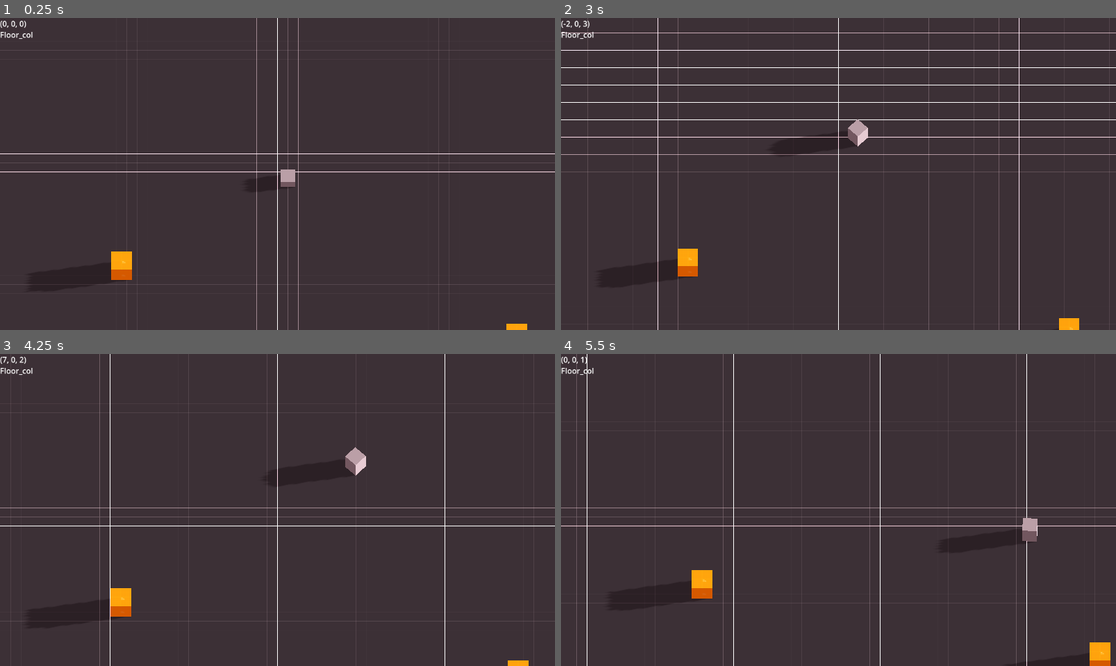
Above: before the commit, frames 1-4 (two rows, left to right).
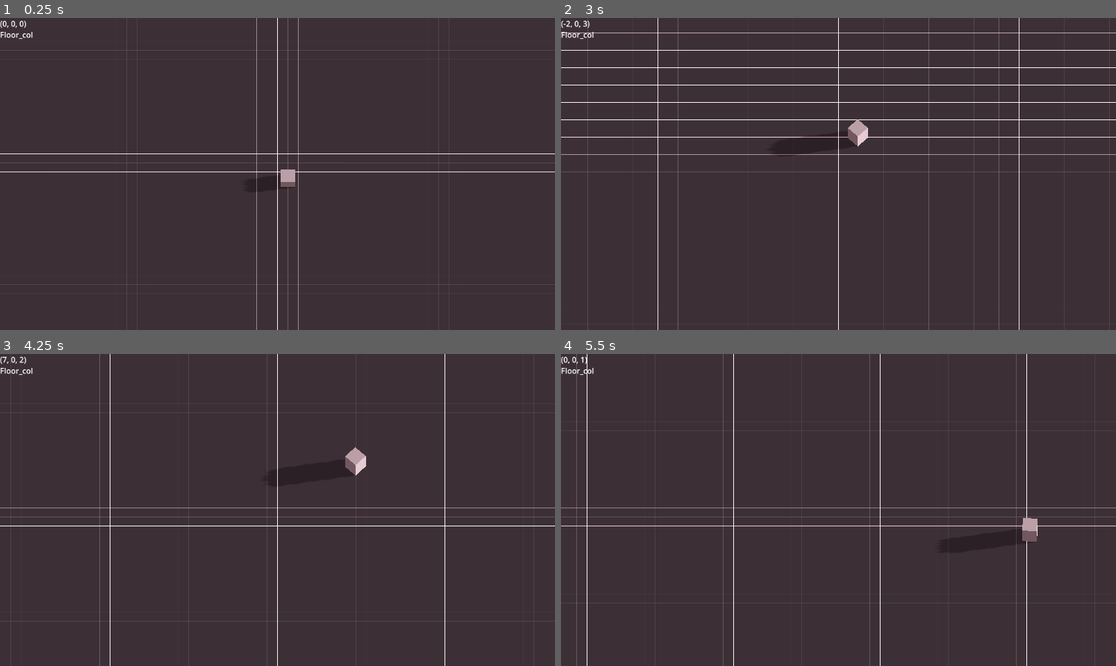
Above: after the commit, the same moments.

Repository: jorie100/Lander
Game: Godot game, scene res://scenes/DebugScene.tscn
The game is run twice, just before and just after one commit, with the same random seed, the same clock (stepped at 60 frames per second) and the same inputs.
Inputs (mouse positions are in pixels of both pictures, inside the frame that each line leads up to):
- Up to frame 1 (0.25 s): no input
- Up to frame 2 (3 s): tap Enter at 0.5 s; move the mouse to (960, 158) at 0.52 s; press the mouse at (960, 158) at 0.53 s; right-click (960, 158) at 0.8 s; move the mouse to (727, 189) at 1.27 s; release the mouse at (727, 189) at 1.28 s; right-click (727, 189) at 1.35 s; click (727, 189) at 1.55 s; move the mouse to (894, 105) at 2.02 s; press the mouse at (894, 105) at 2.03 s; right-click (894, 105) at 2.3 s; move the mouse to (810, 236) at 2.77 s; release the mouse at (810, 236) at 2.78 s; tap Mouse wheel down (cam_zoom_down) at 2.85 s
- Up to frame 3 (4.25 s): click (249, 572) at 3.05 s; move the mouse to (444, 556) at 3.52 s; tap Mouse wheel up (cam_zoom_up) at 3.6 s; right-click (444, 556) at 3.8 s
- Up to frame 4 (5.5 s): move the mouse to (672, 463) at 4.27 s; tap S (camera_down) at 4.35 s; click (672, 463) at 4.55 s; move the mouse to (866, 510) at 5.02 s; tap A (camera_left) at 5.1 s; right-click (866, 510) at 5.3 s

The runs differ from the first frame. In frame 1, 0.4% of the frame differs, in the area x 20-95%, y 74-100%; in frame 2, 0.5%; in frame 3, 0.4%; in frame 4, 0.6%, in the area x 23-99%, y 69-100%.

Commit message:
World generation restructured

Diff:
--- a/scenes/DebugScene.tscn
+++ b/scenes/DebugScene.tscn
@@ -1,9 +1,10 @@
-[gd_scene load_steps=14 format=3 uid="uid://dsfwb1tquup73"]
+[gd_scene load_steps=15 format=3 uid="uid://dsfwb1tquup73"]
 
 [ext_resource type="PackedScene" uid="uid://cnijw8yrtcfhf" path="res://scenes/procedural/ProceduralPlane.tscn" id="1_16ih5"]
 [ext_resource type="PackedScene" uid="uid://dsfky4jfe0wdy" path="res://scenes/world/WorldGenerator.tscn" id="1_858cd"]
 [ext_resource type="Resource" uid="uid://ddudlf3cmo7wh" path="res://scripts/world/world_settings/default.tres" id="2_4qcrx"]
 [ext_resource type="Resource" uid="uid://bhcgswwbqnfss" path="res://scripts/world/structures/cube.tres" id="3_srluh"]
+[ext_resource type="Script" path="res://scripts/world/world_generator.gd" id="4_f2ikr"]
 [ext_resource type="PackedScene" uid="uid://xq7h4o4vqbxv" path="res://scenes/player/MainCamera.tscn" id="4_gwgv0"]
 [ext_resource type="Material" uid="uid://bwvwtr6vftt3u" path="res://assets/materials/prototype_materials/dark_floor.tres" id="4_ip3fi"]
 [ext_resource type="Script" path="res://scripts/world/preview_container.gd" id="4_pfnmy"]
@@ -35,29 +36,33 @@
 
 [node name="DebugScene" type="Node"]
 
-[node name="WorldGenerator" parent="." node_paths=PackedStringArray("preview_container", "structures_container") instance=ExtResource("1_858cd")]
+[node name="World" parent="." node_paths=PackedStringArray("preview_container", "structures_container", "world_generator") instance=ExtResource("1_858cd")]
 world_settings = ExtResource("2_4qcrx")
+current_structure = ExtResource("3_srluh")
 preview_container = NodePath("PreviewContainer")
 structures_container = NodePath("StructuresContainer")
+world_generator = NodePath("WorldGenerator")
+
+[node name="WorldGenerator" type="Node" parent="World" node_paths=PackedStringArray("structures_container")]
+script = ExtResource("4_f2ikr")
 current_structure = ExtResource("3_srluh")
+structures_container = NodePath("../StructuresContainer")
 
-[node name="World" type="Node" parent="WorldGenerator"]
-
-[node name="PreviewContainer" type="Node3D" parent="WorldGenerator"]
+[node name="PreviewContainer" type="Node3D" parent="World"]
 script = ExtResource("4_pfnmy")
 buildable_material = ExtResource("5_xxv2k")
 not_buildable_material = ExtResource("6_bchxv")
 
-[node name="StructuresContainer" type="Node" parent="WorldGenerator"]
+[node name="StructuresContainer" type="Node" parent="World"]
 
 [node name="Floor" parent="." instance=ExtResource("1_16ih5")]
-mesh = SubResource("ArrayMesh_7p30f")
+mesh = SubResource("ArrayMesh_omxlp")
 material = ExtResource("4_ip3fi")
 
 [node name="Floor_col" type="StaticBody3D" parent="Floor"]
 
 [node name="CollisionShape3D" type="CollisionShape3D" parent="Floor/Floor_col"]
-shape = SubResource("ConcavePolygonShape3D_jioh8")
+shape = SubResource("ConcavePolygonShape3D_p4hdp")
 
 [node name="MainCamera" parent="." instance=ExtResource("4_gwgv0")]
 transform = Transform3D(1, 0, 0, 0, 0.5, 0.866025, 0, -0.866025, 0.5, 0, 90, 52.0788)
@@ -79,17 +84,17 @@
 [node name="WorldEnvironment" type="WorldEnvironment" parent="."]
 environment = SubResource("Environment_r7bvf")
 
-[connection signal="built_checked" from="WorldGenerator" to="WorldGenerator/PreviewContainer" method="_on_world_generator_built_checked"]
-[connection signal="built_checked" from="WorldGenerator" to="MainCamera" method="_on_world_generator_built_checked"]
-[connection signal="structure_clicked" from="WorldGenerator" to="Player" method="_on_world_generator_structure_clicked"]
-[connection signal="world_generated" from="WorldGenerator" to="WorldGenerator/PreviewContainer" method="_on_world_generator_world_generated"]
-[connection signal="world_generated" from="WorldGenerator" to="Floor" method="_on_world_generator_world_generated"]
-[connection signal="world_generated" from="WorldGenerator" to="Player" method="_on_world_generator_world_generated"]
-[connection signal="build_mode_toggled" from="MainCamera" to="WorldGenerator/PreviewContainer" method="_on_main_camera_build_mode_toggled"]
-[connection signal="builded" from="MainCamera" to="WorldGenerator" method="_on_main_camera_builded"]
-[connection signal="builded" from="MainCamera" to="WorldGenerator/PreviewContainer" method="_on_main_camera_builded"]
-[connection signal="destroyed" from="MainCamera" to="WorldGenerator" method="_on_main_camera_destroyed"]
+[connection signal="built_checked" from="World" to="World/PreviewContainer" method="_on_world_generator_built_checked"]
+[connection signal="built_checked" from="World" to="MainCamera" method="_on_world_generator_built_checked"]
+[connection signal="structure_clicked" from="World" to="Player" method="_on_world_generator_structure_clicked"]
+[connection signal="world_generated" from="World" to="World/PreviewContainer" method="_on_world_generator_world_generated"]
+[connection signal="world_generated" from="World" to="Floor" method="_on_world_generator_world_generated"]
+[connection signal="world_generated" from="World" to="Player" method="_on_world_generator_world_generated"]
+[connection signal="build_mode_toggled" from="MainCamera" to="World/PreviewContainer" method="_on_main_camera_build_mode_toggled"]
+[connection signal="builded" from="MainCamera" to="World" method="_on_main_camera_builded"]
+[connection signal="builded" from="MainCamera" to="World/PreviewContainer" method="_on_main_camera_builded"]
+[connection signal="destroyed" from="MainCamera" to="World" method="_on_main_camera_destroyed"]
 [connection signal="player_moved" from="MainCamera" to="Player" method="_on_main_camera_player_moved"]
-[connection signal="structure_changed" from="MainCamera" to="WorldGenerator" method="_on_main_camera_structure_changed"]
-[connection signal="structure_changed" from="MainCamera" to="WorldGenerator/PreviewContainer" method="_on_main_camera_structure_changed"]
-[connection signal="structure_clicked" from="MainCamera" to="WorldGenerator" method="_on_main_camera_structure_clicked"]
+[connection signal="structure_changed" from="MainCamera" to="World" method="_on_main_camera_structure_changed"]
+[connection signal="structure_changed" from="MainCamera" to="World/PreviewContainer" method="_on_main_camera_structure_changed"]
+[connection signal="structure_clicked" from="MainCamera" to="World" method="_on_main_camera_structure_clicked"]
--- a/scenes/world/WorldGenerator.tscn
+++ b/scenes/world/WorldGenerator.tscn
@@ -1,6 +1,6 @@
 [gd_scene load_steps=4 format=3 uid="uid://dsfky4jfe0wdy"]
 
-[ext_resource type="Script" path="res://scripts/world/world_generator.gd" id="1_g5bwn"]
+[ext_resource type="Script" path="res://scripts/world/world.gd" id="1_g5bwn"]
 [ext_resource type="Script" path="res://scripts/resources/world_settings.gd" id="2_of2cq"]
 
 [sub_resource type="Resource" id="Resource_tox3u"]
--- a/scripts/resources/world_data.gd
+++ b/scripts/resources/world_data.gd
@@ -19,6 +19,8 @@
 	set_noise_scale(world_settings.noise_scale)
 	set_noise_spawn_radius(world_settings.noise_spawn_radius)
 	set_noise_threshold(world_settings.noise_threshold)
+	set_generate_mountains(world_settings.generate_mountains)
+	set_generate_structures(world_settings.generate_structures)
 
 # Additional functions to handle interactions with structures
 func get_structure_at_position(position: Vector2) -> StructureData:
--- a/scripts/resources/world_settings.gd
+++ b/scripts/resources/world_settings.gd
@@ -12,6 +12,10 @@
 @export var noise_scale: int = 85: set = set_noise_scale
 @export var noise_threshold: float = 0.2: set = set_noise_threshold
 @export var noise_spawn_radius: int = 50: set = set_noise_spawn_radius
+
+@export_category("GenerationSettings")
+@export var generate_mountains: bool = true: set = set_generate_mountains
+@export var generate_structures: bool = true: set = set_generate_structures
 
 func set_width(value: int) -> void:
 	width = value
@@ -55,3 +59,9 @@
 		#for y in height:
 			#world_points[x][y] = 0
 	#world.world_points = world_points
+
+func set_generate_mountains(value: bool):
+	generate_mountains = value
+
+func set_generate_structures(value: bool):
+	generate_structures = value
--- /dev/null
+++ b/scripts/world/world.gd
@@ -0,0 +1,59 @@
+extends Node3D
+
+signal new_world_started(world_settings: WorldSettings)
+signal world_generated(world: WorldData)
+signal built_checked(is_buildable: bool)
+signal structure_clicked(structure: StructureData)
+
+# Settings del mundo
+@export_category("WorldSettings")
+@export var world_settings: WorldSettings
+@export var current_structure: StructureData
+
+@export_category("WorldNodes")
+@export var preview_container: Node3D
+@export var structures_container: Node
+@export var world_generator: Node
+
+var world: WorldData
+
+func _ready() -> void:
+	world_generator.new_world_generated.connect(_on_new_world_generated)
+	new_world_started.emit(world_settings)
+
+func _on_new_world_generated(world_data: WorldData):
+	world = world_data
+	world_generated.emit(world)
+
+func build_structure(x: int, y:int, structure: StructureData) -> void:
+	#var new_structure: StructureData = structure.duplicate()
+	var new_structure_scene = structure.structure_scene.instantiate()
+	structures_container.add_child(new_structure_scene)
+	new_structure_scene.global_position = Vector3(x, world.floor_height + 0.5, y)
+
+func _on_main_camera_builded(build_position: Vector3, is_preview: bool):
+	build_position = Vector3i(build_position)
+	var is_solid: bool = false
+	for point in current_structure.structure_shape:
+		if world.is_world_point_solid(int(build_position.x) + point.x, int(build_position.z) + point.y):
+			is_solid = true
+			break
+	built_checked.emit(!is_solid)
+	if not is_preview:
+		if not is_solid:
+			world.add_structure_at(int(build_position.x), int(build_position.z), current_structure)
+			build_structure(int(build_position.x), int(build_position.z), current_structure)
+
+func _on_main_camera_destroyed(destroy_position: Vector3, collided_structure: CollisionObject3D):
+	destroy_position = Vector3i(destroy_position)
+	if world.is_world_point_solid(int(destroy_position.x), int(destroy_position.z)):
+		var structure_index = collided_structure.get_index()
+		for point in world.structures[structure_index].structure_shape:
+			world.set_world_point(point.x, point.y, false)
+		world.remove_structure(structure_index)
+
+func _on_main_camera_structure_changed(structure):
+	current_structure = structure
+
+func _on_main_camera_structure_clicked(collided_structure: CollisionObject3D):
+	structure_clicked.emit(world.structures[collided_structure.get_index()])
--- a/scripts/world/world_generator.gd
+++ b/scripts/world/world_generator.gd
@@ -1,31 +1,19 @@
-extends Node3D
+extends Node
 
-const CUBE = preload("res://scenes/world/world_resources/Cube.tscn")
-const BUILDABLE_MATERIAL = preload("res://assets/materials/structures/preview_buildable.tres")
-const NOT_BUILDABLE_MATERIAL = preload("res://assets/materials/structures/preview_not_buildable.tres")
+signal new_world_generated(world: WorldData)
 
-signal world_generated(world: WorldData)
-signal built_checked(is_buildable: bool)
-signal structure_clicked(structure: StructureData)
+@export var current_structure: StructureData
+@export var structures_container: Node
 
-# Settings del mundo
-@export_category("WorldSettings")
-@export var world_settings: WorldSettings
-@export var preview_container: Node3D
-@export var structures_container: Node
-@export var current_structure: StructureData
+func _ready():
+	self.get_parent().new_world_started.connect(_on_new_world_started)
 
-@export_category("GeneratorSettings")
-@export var mountains: bool = true
-@export var structures: bool = true
-
-var world: WorldData
-var generation_thread = Thread.new()
-
-func _ready() -> void:
+func _on_new_world_started(world_settings: WorldSettings):
 	# Para que el punto (0,0) sea el centro del mundo
 	var width = world_settings.width
 	var height = world_settings.height
+	var mountains = world_settings.generate_mountains
+	var structures = world_settings.generate_structures
 	var width_fixed = int(ceil(-width/2.0))
 	var height_fixed = int(ceil(-height/2.0))
 
@@ -37,17 +25,16 @@
 	astar_grid.update()
 	var new_world: WorldData = WorldData.new(world_settings)
 	new_world.astar_grid = astar_grid
-	world = new_world
 
 	# Generar terreno
 	if mountains:
 		var noise = setup_noise(world_settings.world_noise)
 		var noise_grid = generate_noise_grid(width, height, noise, world_settings.noise_scale)
-		generate_mountains(noise_grid, world_settings.noise_threshold)
+		new_world = generate_mountains(noise_grid, new_world)
 	if structures:
 		var rng = RandomNumberGenerator.new()
-		generate_structures(rng)
-	world_generated.emit(world)
+		new_world = generate_structures(rng, new_world)
+	new_world_generated.emit(new_world)
 
 # Noise
 func setup_noise(noise: FastNoiseLite):
@@ -73,7 +60,8 @@
 	return grid
 
 # Generate
-func generate_mountains(noise_grid: Array, noise_value: float):
+func generate_mountains(noise_grid: Array, world: WorldData):
+	var noise_value = world.noise_threshold
 	var width = world.width
 	var height = world.height
 	var half_width = floor(width / 2.0)
@@ -87,9 +75,11 @@
 			if distance_squared > spawn_radius_squared:
 				if noise_grid[x - half_width][y - half_height] > noise_value:
 					world.add_structure_at(int(x), int(y), current_structure)
-					build_structure(int(x), int(y), current_structure)
+					build_structure(int(x), world.floor_height, int(y), current_structure)
 
-func generate_structures(rng: RandomNumberGenerator):
+	return world
+
+func generate_structures(rng: RandomNumberGenerator, world: WorldData):
 	var width = world.width
 	var height = world.height
 	var spawn_radius = world.spawn_radius
@@ -107,37 +97,13 @@
 							break  # Stop checking if we find a solid point
 					if is_generatable:
 						world.add_structure_at(int(x), int(y), current_structure)
-						build_structure(int(x), int(y), current_structure)
+						build_structure(int(x), world.floor_height, int(y), current_structure)
 
-func build_structure(x: int, y:int, structure: StructureData) -> void:
+	return world
+
+# Build in structure container
+func build_structure(x: int, z: float, y: int, structure: StructureData) -> void:
 	#var new_structure: StructureData = structure.duplicate()
 	var new_structure_scene = structure.structure_scene.instantiate()
 	structures_container.add_child(new_structure_scene)
-	new_structure_scene.global_position = Vector3(x, world.floor_height + 0.5, y)
-
-func _on_main_camera_builded(build_position: Vector3, is_preview: bool):
-	build_position = Vector3i(build_position)
-	var is_solid: bool = false
-	for point in current_structure.structure_shape:
-		if world.is_world_point_solid(int(build_position.x) + point.x, int(build_position.z) + point.y):
-			is_solid = true
-			break
-	built_checked.emit(!is_solid)
-	if not is_preview:
-		if not is_solid:
-			world.add_structure_at(int(build_position.x), int(build_position.z), current_structure)
-			build_structure(int(build_position.x), int(build_position.z), current_structure)
-
-func _on_main_camera_destroyed(destroy_position: Vector3, collided_structure: CollisionObject3D):
-	destroy_position = Vector3i(destroy_position)
-	if world.is_world_point_solid(int(destroy_position.x), int(destroy_position.z)):
-		var structure_index = collided_structure.get_index()
-		for point in world.structures[structure_index].structure_shape:
-			world.set_world_point(point.x, point.y, false)
-		world.remove_structure(structure_index)
-
-func _on_main_camera_structure_changed(structure):
-	current_structure = structure
-
-func _on_main_camera_structure_clicked(collided_structure: CollisionObject3D):
-	structure_clicked.emit(world.structures[collided_structure.get_index()])
+	new_structure_scene.global_position = Vector3(x, z + 0.5, y)
--- a/scripts/world/world_settings/default.tres
+++ b/scripts/world/world_settings/default.tres
@@ -17,3 +17,5 @@
 noise_scale = 85
 noise_threshold = 0.2
 noise_spawn_radius = 50
+generate_mountains = true
+generate_structures = true
Not shown: 2 places in scenes/DebugScene.tscn that only renumber resources
